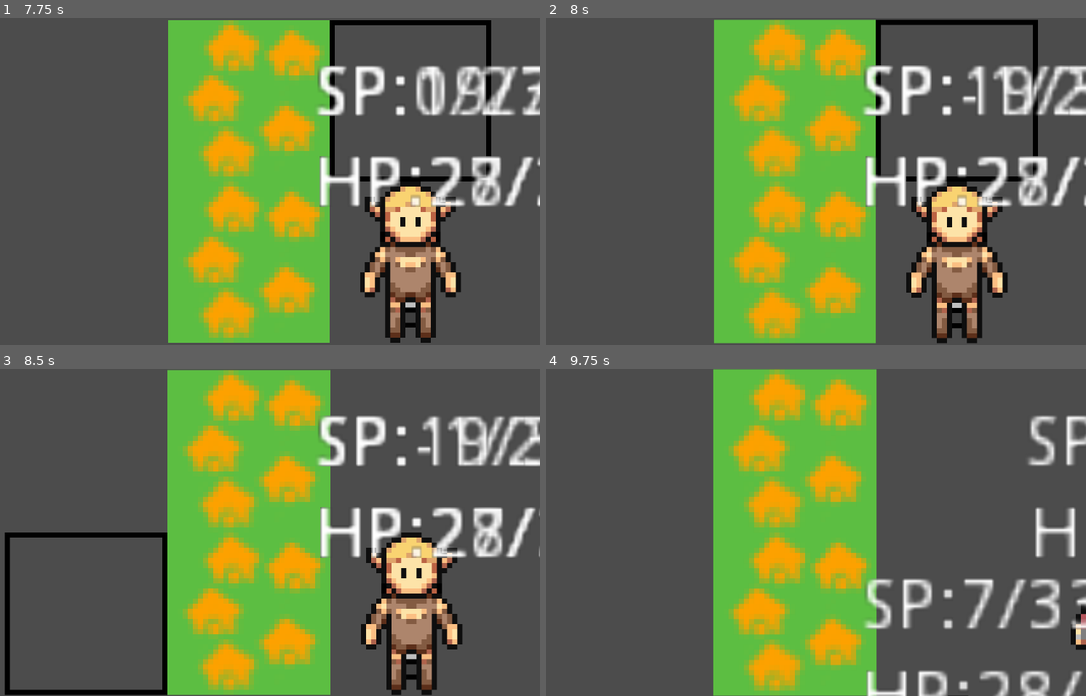
Above: before the commit, frames 1-4 (two rows, left to right).
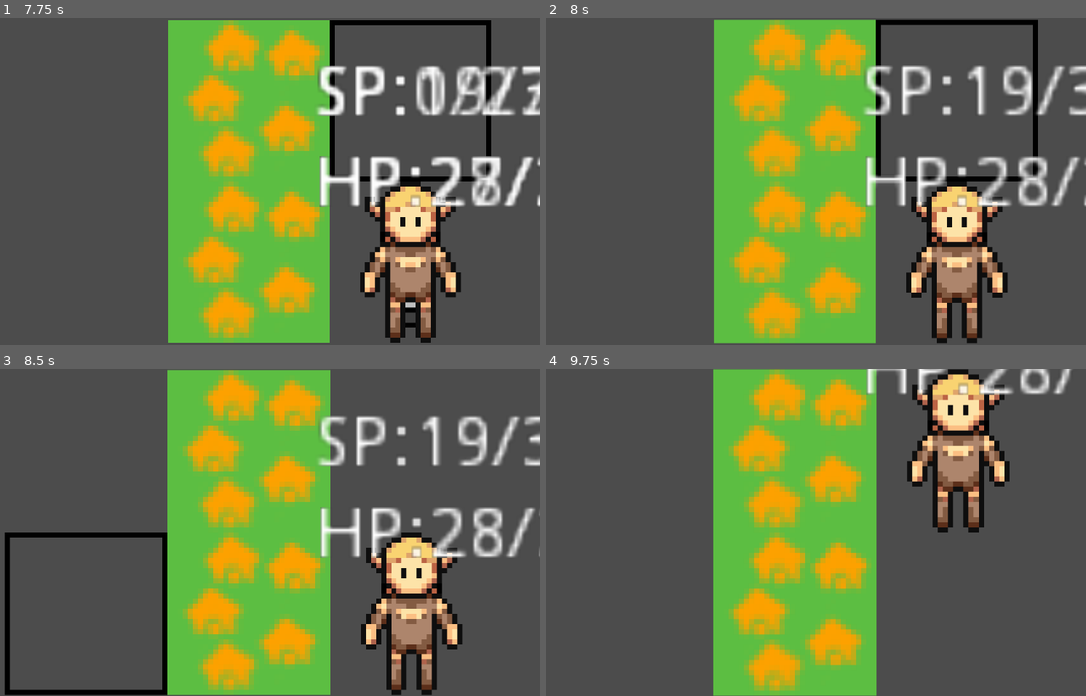
Above: after the commit, the same moments.

Repository: LLBlumire/ldjam46
Game: Godot game, scene res://src/World/World.tscn
The game is run twice, just before and just after one commit, with the same random seed, the same clock (stepped at 60 frames per second) and the same inputs.
Inputs (mouse positions are in pixels of both pictures, inside the frame that each line leads up to):
- Up to frame 1 (7.75 s): move the mouse to (378, 165) at 0.52 s; tap Space (ui_select) at 0.77, 1.52, 3.02, 4.52, 5.27, 6.77, 7.52 s; move the mouse to (135, 197) at 1.27 s; move the mouse to (307, 109) at 2.02 s; move the mouse to (221, 246) at 2.77 s; click (502, 266) at 3.5 s; move the mouse to (421, 230) at 4.27 s; move the mouse to (75, 132) at 5.02 s; move the mouse to (275, 181) at 5.77 s; move the mouse to (162, 99) at 6.52 s; move the mouse to (378, 165) at 7.27 s
- Up to frame 2 (8 s): no input
- Up to frame 3 (8.5 s): move the mouse to (135, 548) at 8.02 s; tap Space (ui_select) at 8.27 s
- Up to frame 4 (9.75 s): move the mouse to (853, 460) at 8.77 s; tap Enter at 9.5 s; move the mouse to (767, 597) at 9.52 s

Frame 1 is identical in both runs. In frame 2, 3.4% of the frame differs, in the area x 58-100%, y 14-95%; in frame 3, 3.3%; in frame 4, 13%, in the area x 58-100%, y 0-100%.
Error in both runs: Invalid get index 'button_index' (on base: 'InputEventKey'). (res://src/UI/BuildingMenu.gd:20)

Commit message:
implement name generation

Diff:
--- a/src/Adventurers/Adventurers.gd
+++ b/src/Adventurers/Adventurers.gd
@@ -10,11 +10,14 @@
 var world_map : Node2D
 var satisfaction_timer : Timer
 var exploration_timer : Timer
+
 var skeleton : Sprite
 var costume : Sprite
 var hair : Sprite
 enum {Thief, Wizard, Fighter, Halfling, Elf, Gnome}
 var race : int = 0
+
+var AdventurerName : String = ""
 var Health : float = 0.0
 var CurrentHealth : float = 0.0
 var Satisfaction : float = 0.0
@@ -50,6 +53,7 @@
 	Intelligence = gen_stat()
 	Hair = rng.randi_range(0,7)
 	set_race()
+	set_adventurer_name()
 	set_sprite()
 	update_stats()
 	update_pos()
@@ -62,9 +66,22 @@
 func update_stats():
 	Healthbar.set_text("HP:{current}/{max}".format({"current": CurrentHealth, "max": Health}))
 	satisfaction_bar.set_text("SP:{current}/{max}".format({"current": current_satisfaction, "max": Satisfaction}))
+	if CurrentHealth < 0 :
+		death()
+	if current_satisfaction < 0:
+		boredom()
 
 func update_pos():
 	position = Worldnode.world_map.map_to_world(Pos) + Vector2(16,16)
+
+
+func death():
+	get_parent().remove_child(self)
+	print("F")
+
+func boredom():
+	get_parent().remove_child(self)
+	print("BOOOOOORING")
 
 func set_sprite():
 	var skel = 0
@@ -99,6 +116,57 @@
 		race = rng.randi_range(Thief,Gnome)
 		Mediocre = true
 
+func set_adventurer_name():
+	var file : File = File.new()
+	var rs = rng.randi_range(0,99)
+	var first_name : String
+	var last_name : String
+	if race <= Fighter: #Human
+		var rf = rng.randi_range(0,79)
+
+		if Sex == 0:
+			file.open("res://res/Adventurers/Names/HumanM.txt",File.READ)
+		elif Sex == 1:
+			file.open("res://res/Adventurers/Names/HumanF.txt",File.READ)
+		for i in range(rf):
+			first_name = file.get_line()
+
+	elif race == Elf :
+		var rf = rng.randi_range(0,49)
+
+		if Sex == 0:
+			file.open("res://res/Adventurers/Names/ElfM.txt",File.READ)
+		elif Sex == 1:
+			file.open("res://res/Adventurers/Names/ElfF.txt",File.READ)
+		for i in range(rf):
+			first_name = file.get_line()
+
+	elif race == Gnome :
+		var rf = rng.randi_range(0,49)
+
+		if Sex == 0:
+			file.open("res://res/Adventurers/Names/GnomeM.txt",File.READ)
+		elif Sex == 1:
+			file.open("res://res/Adventurers/Names/GnomeF.txt",File.READ)
+		for i in range(rf):
+			first_name = file.get_line()
+
+	elif race == Halfling :
+		var rf = rng.randi_range(0,49)
+
+		if Sex == 0:
+			file.open("res://res/Adventurers/Names/HalflingM.txt",File.READ)
+		elif Sex == 1:
+			file.open("res://res/Adventurers/Names/HalflingF.txt",File.READ)
+		for i in range(rf):
+			first_name = file.get_line()
+	file.close()
+	file.open("res://res/Adventurers/Names/Lastnames.txt",File.READ)
+	for i in range(rs):
+		last_name = file.get_line()
+
+	AdventurerName = first_name + " " + last_name
+
 # Called every frame. 'delta' is the elapsed time since the previous frame.
 #func _process(delta):
 
Not shown, added: res/Adventurers/Names/ElfF.txt
Not shown, added: res/Adventurers/Names/ElfM.txt
Not shown, added: res/Adventurers/Names/GnomeF.txt
Not shown, added: res/Adventurers/Names/GnomeM.txt
Not shown, added: res/Adventurers/Names/HalflingF.txt
Not shown, added: res/Adventurers/Names/HalflingM.txt
Not shown, added: res/Adventurers/Names/HumanF.txt
Not shown, added: res/Adventurers/Names/HumanM.txt
Not shown, added: res/Adventurers/Names/Lastnames.txt
